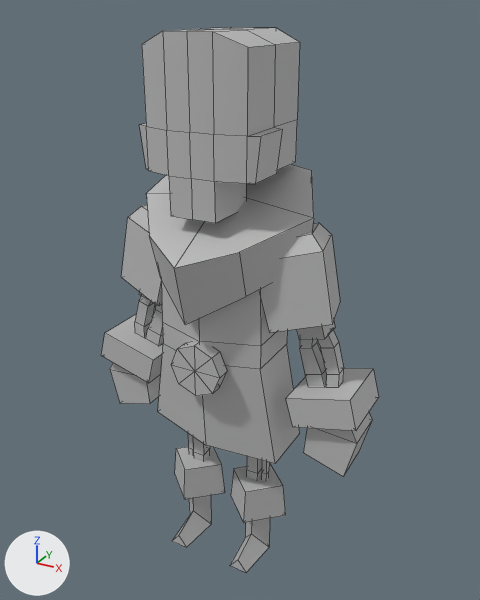
The FBX model AJE/Assets/Models/SK_Protagonist.fbx as it was, and as the next commit left it.
The view is the same before and after, from a camera (50 mm lens) standing at (1.67, -2.87, 3.07) and looking at (0.06, 0.06, 1.61). Lighting does not change. The marker at lower left points along +X, +Y and +Z. Mesh edges are drawn as thin lines. Where no turn or scale is listed for an object, it has been applied to the vertices.

Names of what the first picture shows: 'Protagonist_GEO'.
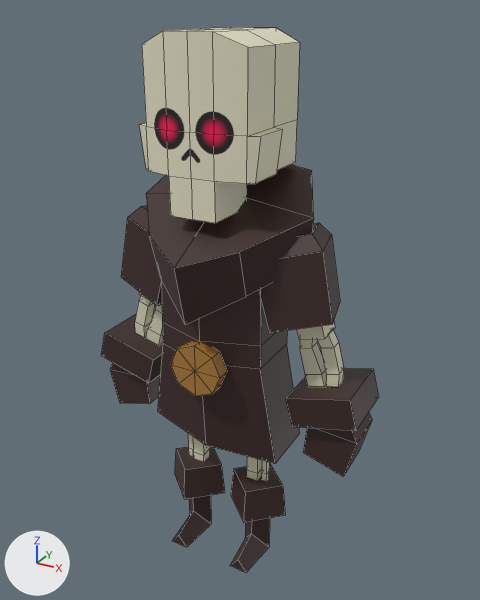
What differs and where, as boxes [x1, y1, x2, y2] in the pictures (480 x 600 px):
'Protagonist_GEO', surface changed
    both: [101, 27, 379, 572]

Edits to the bpy script that builds the scene:
```text
Add img_t_protagonist_d_tga:
    img_t_protagonist_d_tga = load_image('T_Protagonist_D.tga', 'T_Protagonist_D.tga', 1024, 1024, 'sRGB')
Change mat_t_protagonist:
    remove mat_t_protagonist.base_color = (0.5, 0.5, 0.5)  # grey #bcbcbc
    add mat_t_protagonist.texture = img_t_protagonist_d_tga
```
